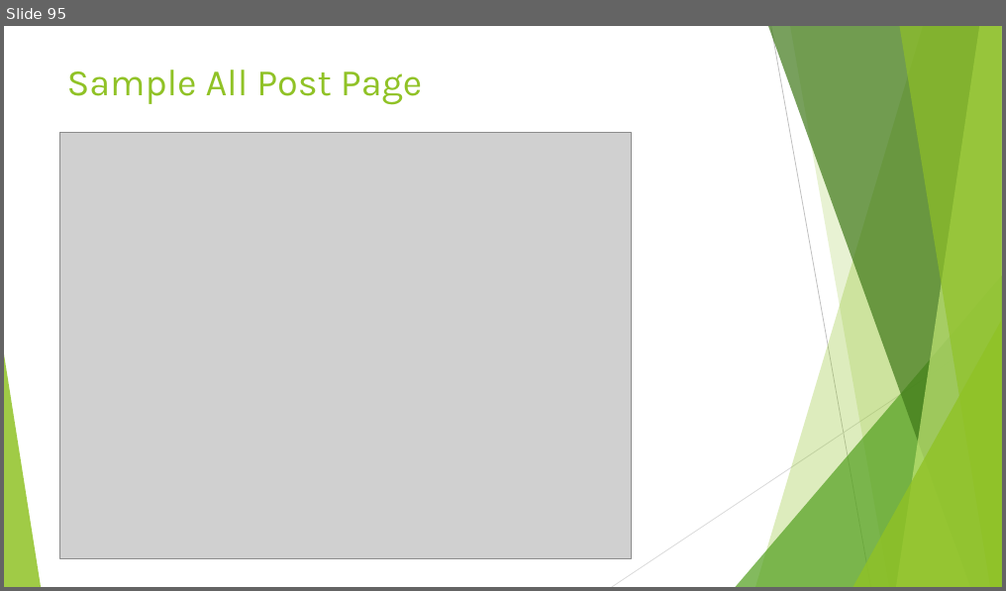
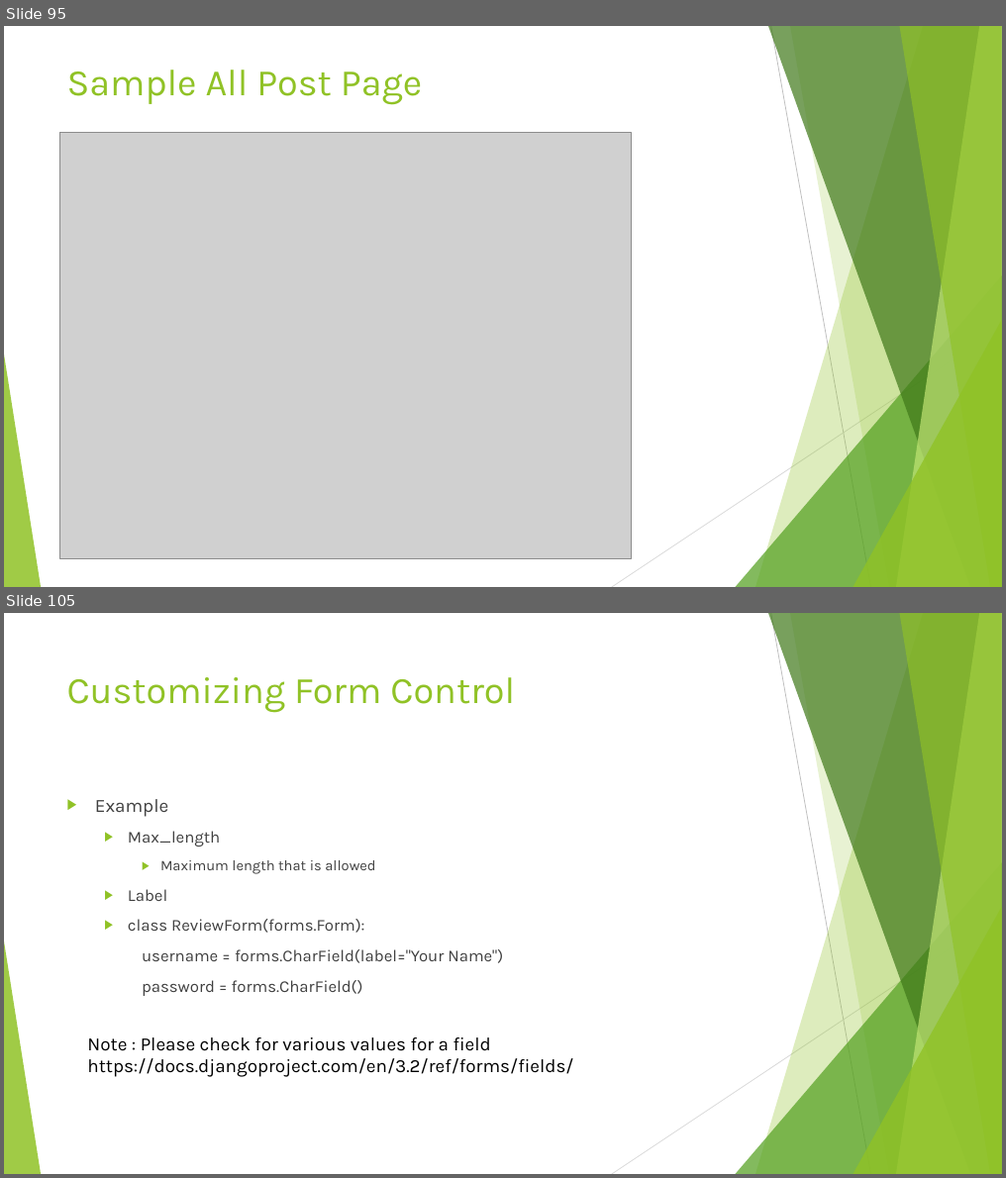
Before and after one commit to edyoda/PD-281220-Session-Code, a slide deck: Django EdYoda.pptx. Shown one above the other, each under a label of ours: slide 95 before the commit, slides 95 and 105 after it; the slides between them are not shown. The pictures are 1006x591 and 1006x1178 pixels, drawn with LibreOffice and Linux fonts; fonts in the diff are those of the drawing; grey boxes stand for pictures. Boxes give left, top, right and bottom in pixels: in the first picture for what was removed or moved away, otherwise in the second. Text is boxed around its words. In the diff, an @@ line names an element or a change of style, - is before the commit and + after.

```diff
--- a/Django EdYoda.pptx
+++ b/Django EdYoda.pptx
@@ slide 105 added at box(4, 613, 1002, 1174), background #FFFFFF; not listed: 10 template elements that a slide beside it also shows @@
@@ title added at box(67, 677, 515, 713), 36 pt, text #90C226 @@
+Customizing Form Control
@@ text added at box(95, 799, 503, 996), 16 pt, text #404040 @@
+▶ Example
+  ▶ Max_length
+    ▶ Maximum length that is allowed
+  ▶ Label
+  ▶ class ReviewForm(forms.Form):
+  username = forms.CharField(label="Your Name")
+  password = forms.CharField()
@@ text added at box(87, 1038, 573, 1077), 18 pt, text #000000 @@
+Note : Please check for various values for a field https://docs.djangoproject.com/en/3.2/ref/forms/fields/
```
Also in this commit, not shown: 2 slides changed, 14 other slides added, 21 other files.
